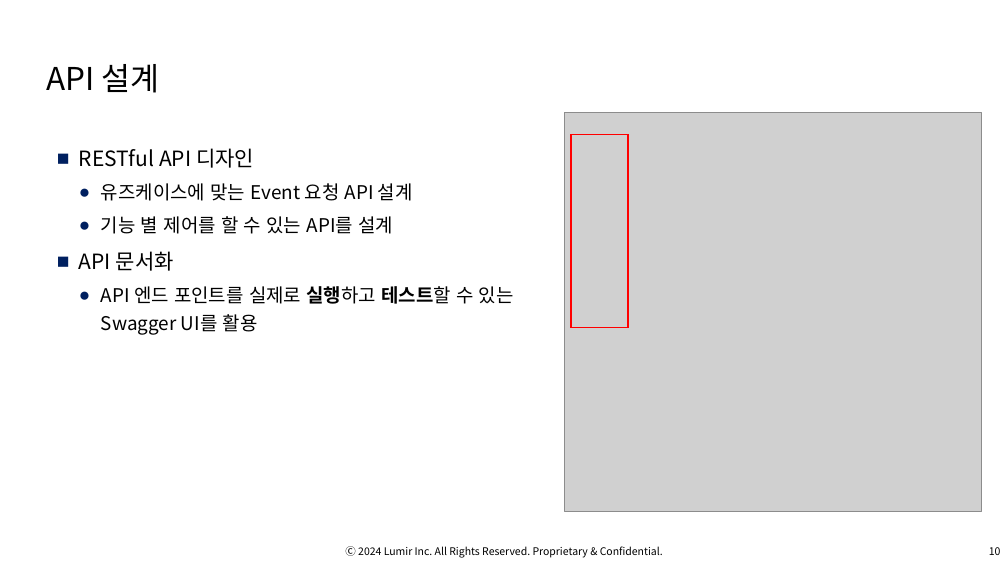
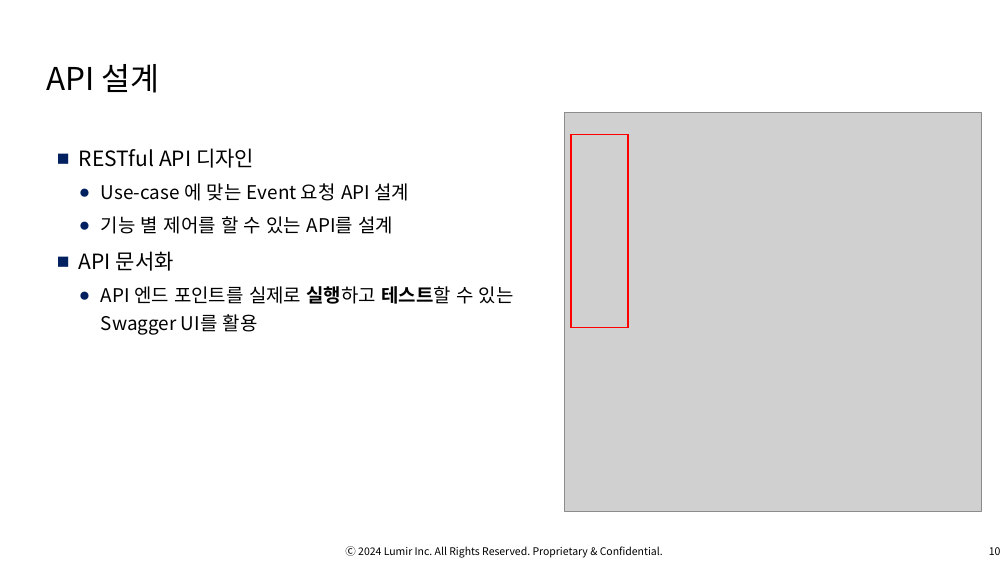
Before and after one commit to OsterRepository/OsterRepository, a slide deck: slide 11 of 기술 7부 김민수 성과 발표.pptx. Drawn at 1008x567 pixels with LibreOffice and Linux fonts; fonts in the diff are those of the drawing; grey boxes stand for pictures; background and template pictures are left out. Boxes give left, top, right and bottom in pixels: in the first picture for what was removed or moved away, otherwise in the second. Text is boxed around its words. In the diff, an @@ line names an element or a change of style, - is before the commit and + after.

```diff
--- a/기술 7부 김민수 성과 발표.pptx
+++ b/기술 7부 김민수 성과 발표.pptx
@@ text at box(101, 183, 409, 201): text changed @@
-  ● 유즈케이스에 맞는 Event 요청 API 설계
+  ● Use-case 에 맞는 Event 요청 API 설계
```
Also in this commit, not shown: 11 other slides changed, 2 slides added.
